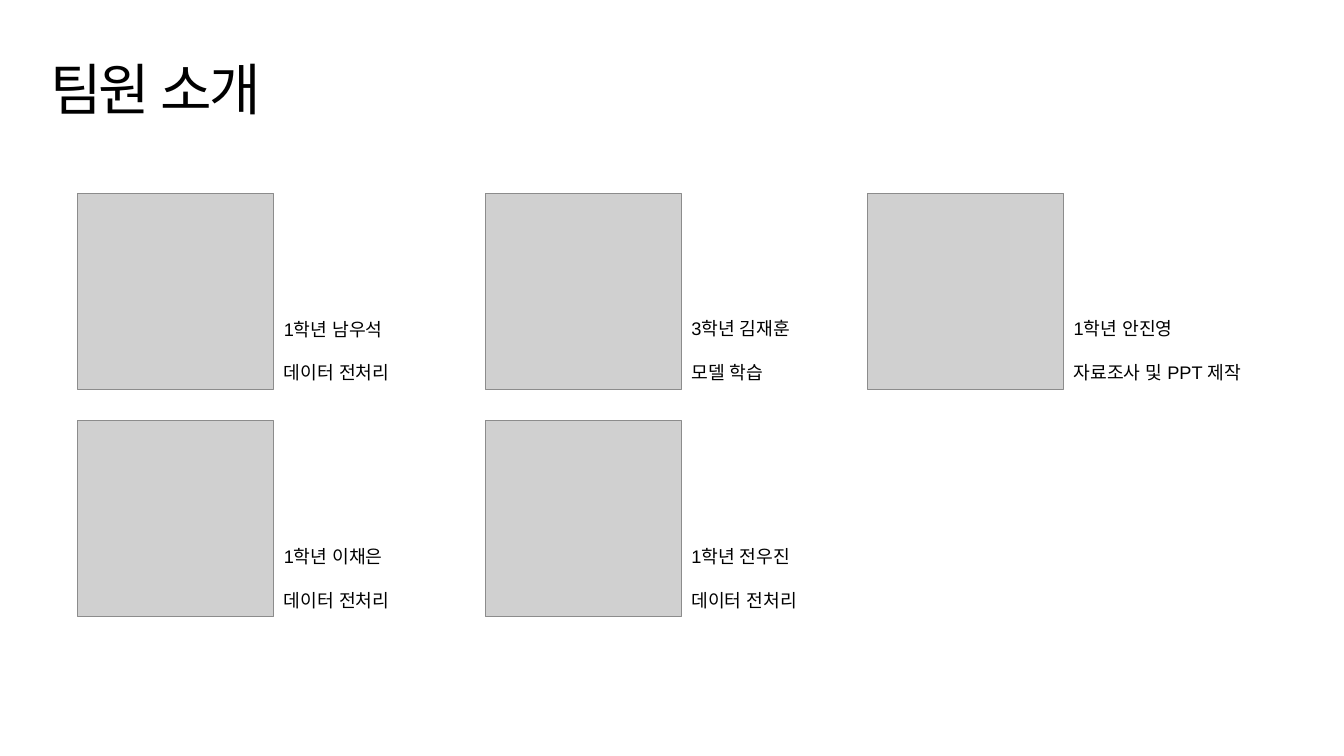
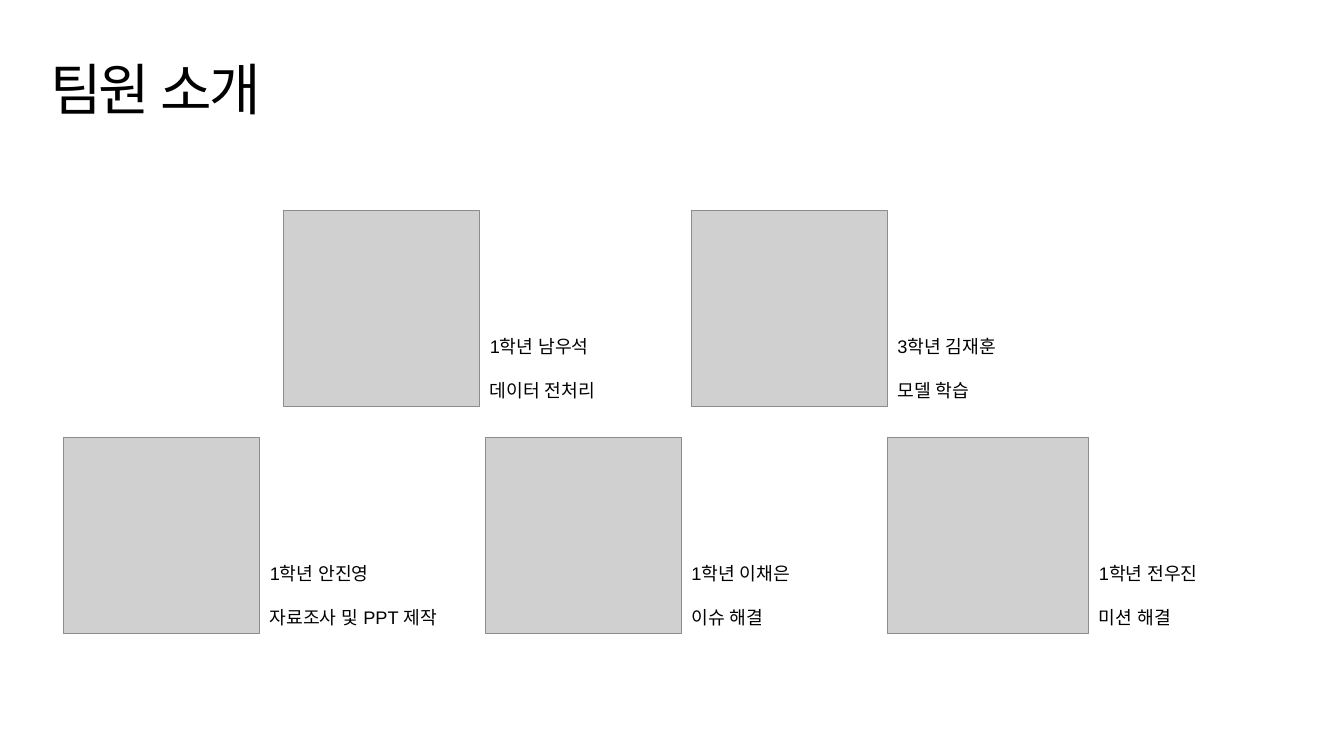
Before and after one commit to suk-6/22-dcc, a slide deck: slide 2 of 춘식이 발표자료.pptx. Drawn at 1344x756 pixels with LibreOffice and Linux fonts; fonts in the diff are those of the drawing; grey boxes stand for pictures; background and template pictures are left out. Boxes give left, top, right and bottom in pixels: in the first picture for what was removed or moved away, otherwise in the second. Text is boxed around its words. In the diff, an @@ line names an element or a change of style, - is before the commit and + after.

Commit message:
Update PPT

```diff
--- a/춘식이 발표자료.pptx
+++ b/춘식이 발표자료.pptx
@@ 2 pictures, 1 text moved together from (x1=78, y1=194, x2=682, y2=389) to (x1=284, y1=211, x2=887, y2=406) @@
@@ text "3학년 김재훈" moved from (x1=691, y1=319, x2=790, y2=381) to (x1=897, y1=337, x2=996, y2=399) @@
@@ picture moved from (x1=868, y1=194, x2=1064, y2=389) to (x1=64, y1=438, x2=259, y2=633) @@
@@ picture removed at (x1=78, y1=421, x2=273, y2=617) @@
@@ picture moved from (x1=486, y1=421, x2=682, y2=617) to (x1=486, y1=438, x2=682, y2=633) @@
@@ picture added at (x1=887, y1=438, x2=1089, y2=633) @@
@@ text "1학년 안진영" moved from (x1=1074, y1=320, x2=1240, y2=381) to (x1=270, y1=565, x2=436, y2=626) @@
@@ text "1학년 이채은" moved from (x1=284, y1=548, x2=389, y2=609) to (x1=691, y1=565, x2=790, y2=626) @@
@@ text "1학년 전우진" moved from (x1=691, y1=548, x2=797, y2=609) to (x1=1099, y1=565, x2=1198, y2=626) @@
@@ text at (x1=691, y1=609, x2=763, y2=626): text changed @@
-데이터 전처리
+이슈 해결
@@ text at (x1=1099, y1=609, x2=1170, y2=626): text changed @@
-데이터 전처리
+미션 해결
```
Also in this commit, not shown: 1 other slide changed.
